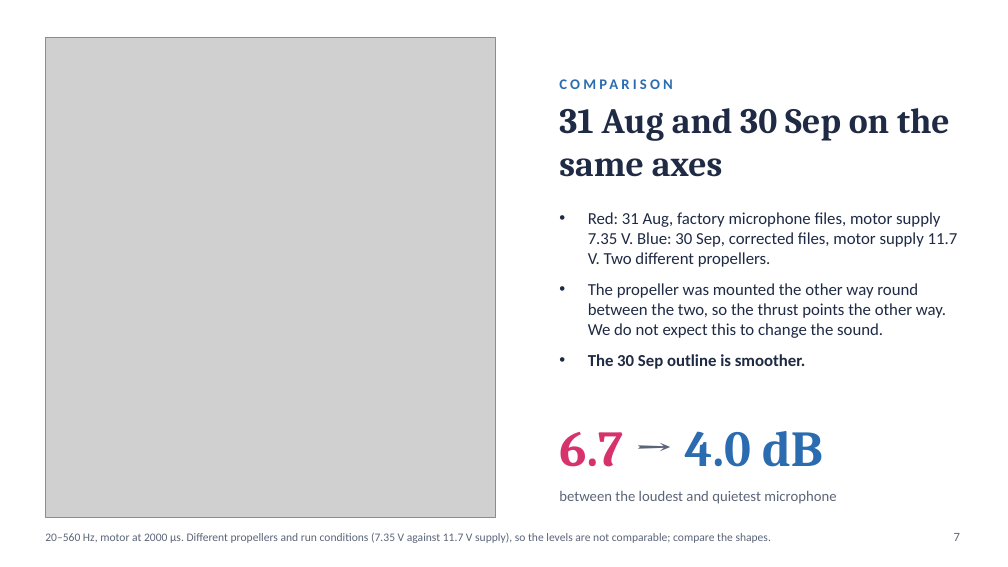
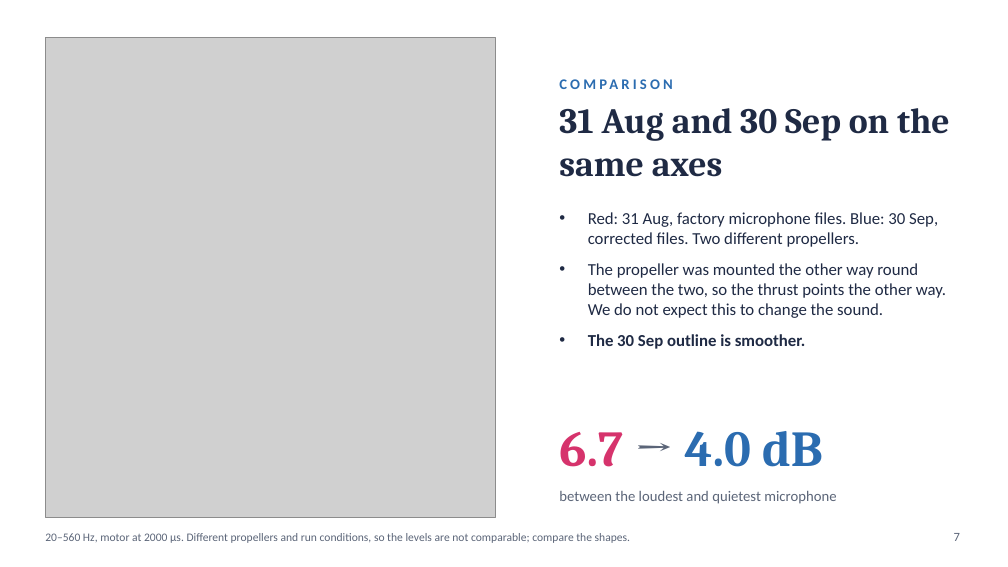
Before and after one commit to asdfgh0318/SoundVisualizer, a slide deck: slide 7 of docs/analysis/chamber-final-2026-10-01/slides/chamber-slides.pptx. Drawn at 1008x567 pixels with LibreOffice and Linux fonts; fonts in the diff are those of the drawing; grey boxes stand for pictures. Boxes give left, top, right and bottom in pixels: in the first picture for what was removed or moved away, otherwise in the second. Text is boxed around its words. In the diff, an @@ line names an element or a change of style, - is before the commit and + after.

```diff
--- a/docs/analysis/chamber-final-2026-10-01/slides/chamber-slides.pptx
+++ b/docs/analysis/chamber-final-2026-10-01/slides/chamber-slides.pptx
@@ text at (588, 212, 938, 247): text changed @@
-• Red: 31 Aug, factory microphone files, motor supply 7.35 V. Blue: 30 Sep, corrected files, motor supply 11.7 V. Two different propellers.
+• Red: 31 Aug, factory microphone files. Blue: 30 Sep, corrected files. Two different propellers.
@@ text at (45, 533, 630, 543): text changed @@
-20–560 Hz, motor at 2000 µs. Different propellers and run conditions (7.35 V against 11.7 V supply), so the levels are not comparable; compare the shapes.
+20–560 Hz, motor at 2000 µs. Different propellers and run conditions, so the levels are not comparable; compare the shapes.
```
Also in this commit, not shown: 4 other files.
